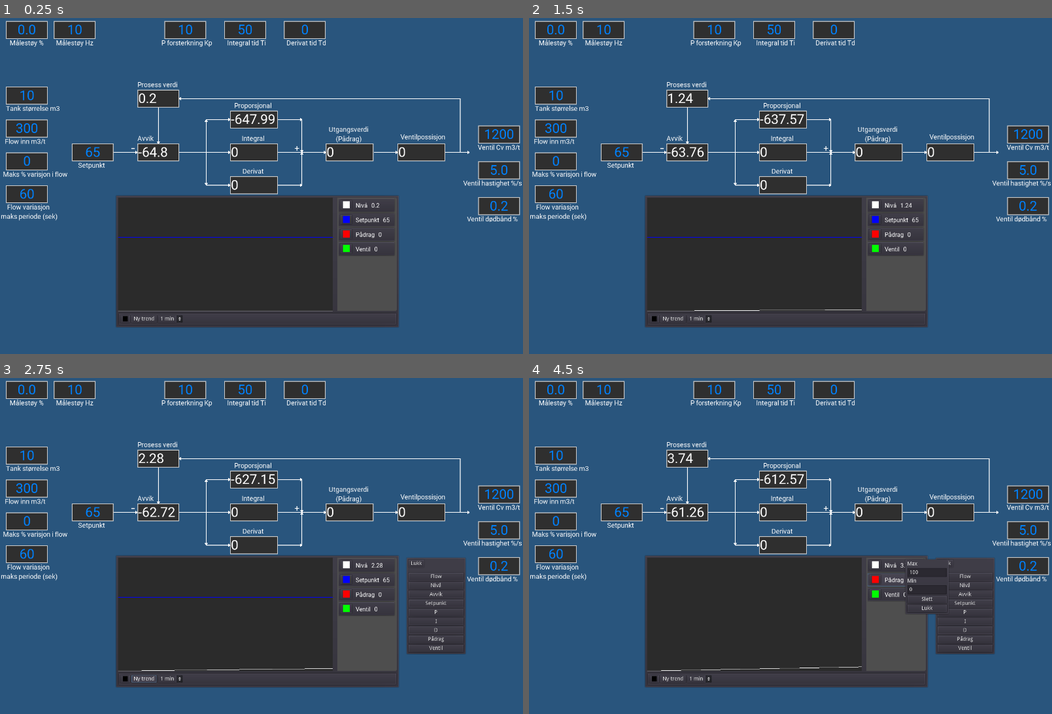
Above: before the commit, frames 1-4 (two rows, left to right).
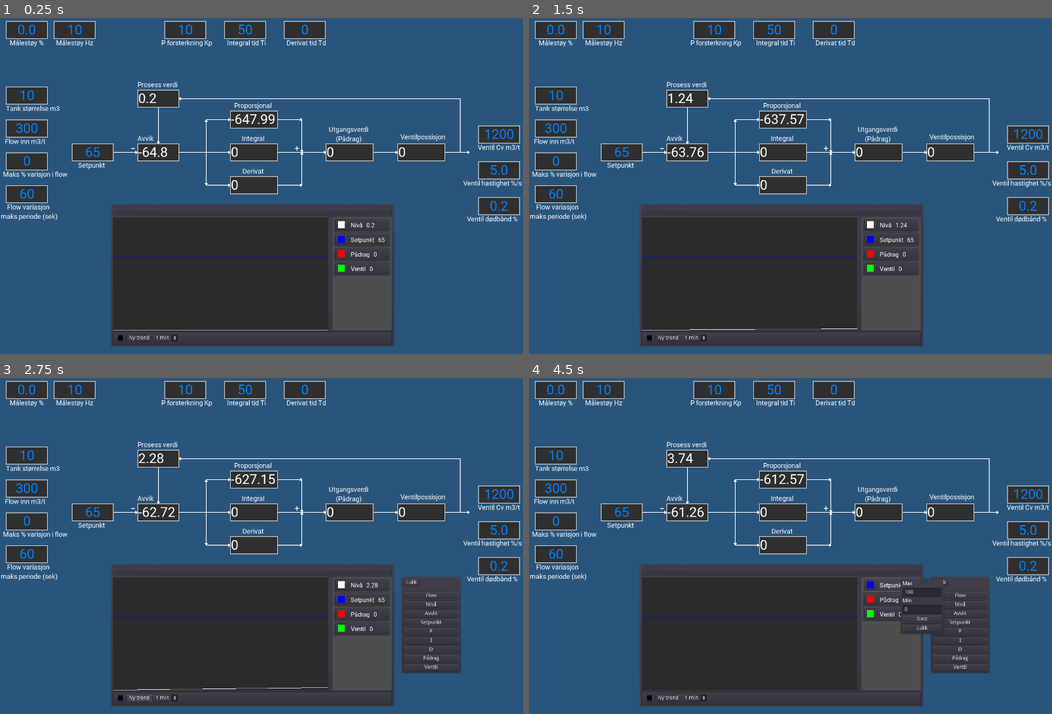
Above: after the commit, the same moments.

Repository: Keroflux/PIDsimulator
Game: Godot game, scene res://PIDsim.tscn
The game is run twice, just before and just after one commit, with the same random seed, the same clock (stepped at 60 frames per second) and the same inputs.
Inputs (mouse positions are in pixels of both pictures, inside the frame that each line leads up to; where the layout moved, square brackets give the same spot in the first picture):
- Up to frame 1 (0.25 s): no input
- Up to frame 2 (1.5 s): click (889, 226) [895, 206] at 0.5 s; click "Lukk" at 1.25 s
- Up to frame 3 (2.75 s): click "Ny trend" at 2 s
- Up to frame 4 (4.5 s): click (895, 579) at 2.77 s; click "Slett" at 3.5 s; click (889, 586) at 4.27 s

The runs differ from the first frame. In frame 1, 8.1% of the frame differs, in the area x 21-77%, y 52-98%; in frame 2, 8.1%; in frame 3, 10%, in the area x 21-90%, y 52-98%; in frame 4, 10%.

Commit message:
moveble trend box

Diff:
--- a/PIDsim.tscn
+++ b/PIDsim.tscn
@@ -633,7 +633,7 @@
 valign = 1
 
 [node name="Trend" parent="." instance=ExtResource( 12 )]
-position = Vector2( 309, 474 )
+position = Vector2( 296, 525 )
 
 [node name="Tween" type="Tween" parent="."]
 
--- a/Trend.gd
+++ b/Trend.gd
@@ -1,11 +1,15 @@
 extends Node2D
 signal time_changed
 
+onready var top_bar = $PanelContainer2/VBC/TopBar
 var trend_label = preload("res://TrendLabel.tscn")
 var trend_line = preload("res://TrendLine2.tscn")
 var trend_color = [Color(1.0, 1.0, 1.0), Color(0.0, 0.0, 1.0), Color(1.0, 0.0, 0.0), Color(0.0, 1.0, 0.0), Color(0.0, 1.0, 1.0), Color(1.0, 1.0, 0.0), Color(1.0, 0.0, 1.0)]
 onready var trends = [get_parent().get_node("Blokkdiagram/ProsessVerdi"), get_parent().get_node("Blokkdiagram/Setpunkt"), get_parent().get_node("Blokkdiagram/Pådrag"), get_parent().get_node("Blokkdiagram/Ventil")]
 onready var label_panel = $PanelContainer2/VBC/HSplitContainer/PanelContainer/VSplitContainer/ScrollContainer/VBoxContainer
+var mouse_inside: bool = false
+var m_pos: Vector2 = Vector2(0, 0)
+var move: bool = false
 
 
 func _ready() -> void:
@@ -110,3 +114,25 @@
 		emit_signal("time_changed", 1800)
 	elif index == 4:
 		emit_signal("time_changed", 3600)
+
+
+func _on_TopBar_mouse_entered():
+	mouse_inside = true
+
+
+func _on_TopBar_mouse_exited():
+	mouse_inside = false
+
+
+func _input(event):
+	if  mouse_inside:
+		if event.is_action_pressed("left_mouse"):
+			m_pos = get_global_mouse_position() - global_position
+			move = true
+		if event.is_action_released("left_mouse"):
+			move = false
+
+
+func _process(delta):
+	if move:
+		global_position = get_global_mouse_position() - m_pos
--- a/Trend.tscn
+++ b/Trend.tscn
@@ -1,5 +1,6 @@
-[gd_scene load_steps=3 format=2]
+[gd_scene load_steps=4 format=2]
 
+[ext_resource path="res://TrendListBox.gd" type="Script" id=1]
 [ext_resource path="res://Trend.gd" type="Script" id=2]
 
 [sub_resource type="StyleBoxFlat" id=1]
@@ -21,6 +22,7 @@
 autostart = true
 
 [node name="PanelContainer2" type="PanelContainer" parent="."]
+margin_top = -27.0
 margin_right = 760.0
 margin_bottom = 356.0
 
@@ -28,20 +30,27 @@
 margin_left = 7.0
 margin_top = 7.0
 margin_right = 753.0
-margin_bottom = 349.0
+margin_bottom = 376.0
 size_flags_horizontal = 3
 size_flags_vertical = 3
 
+[node name="TopBar" type="PanelContainer" parent="PanelContainer2/VBC"]
+margin_right = 746.0
+margin_bottom = 25.0
+rect_min_size = Vector2( 0, 25 )
+size_flags_horizontal = 3
+
 [node name="HSplitContainer" type="HSplitContainer" parent="PanelContainer2/VBC"]
+margin_top = 29.0
 margin_right = 746.0
-margin_bottom = 304.0
+margin_bottom = 331.0
 size_flags_horizontal = 3
 size_flags_vertical = 3
 split_offset = 575
 
 [node name="Trend" type="ColorRect" parent="PanelContainer2/VBC/HSplitContainer"]
 margin_right = 575.0
-margin_bottom = 304.0
+margin_bottom = 302.0
 rect_clip_content = true
 color = Color( 0.172549, 0.172549, 0.172549, 1 )
 
@@ -50,7 +59,7 @@
 [node name="PanelContainer" type="PanelContainer" parent="PanelContainer2/VBC/HSplitContainer"]
 margin_left = 587.0
 margin_right = 746.0
-margin_bottom = 304.0
+margin_bottom = 302.0
 rect_clip_content = true
 custom_styles/panel = SubResource( 1 )
 
@@ -58,25 +67,25 @@
 margin_left = 3.0
 margin_top = 3.0
 margin_right = 156.0
-margin_bottom = 301.0
+margin_bottom = 299.0
 split_offset = 140
 
 [node name="ScrollContainer" type="ScrollContainer" parent="PanelContainer2/VBC/HSplitContainer/PanelContainer/VSplitContainer"]
 margin_right = 153.0
-margin_bottom = 298.0
+margin_bottom = 296.0
 size_flags_horizontal = 3
 size_flags_vertical = 3
 
 [node name="VBoxContainer" type="VBoxContainer" parent="PanelContainer2/VBC/HSplitContainer/PanelContainer/VSplitContainer/ScrollContainer"]
 margin_right = 153.0
-margin_bottom = 298.0
+margin_bottom = 296.0
 size_flags_horizontal = 3
 size_flags_vertical = 3
 
 [node name="PanelContainer" type="PanelContainer" parent="PanelContainer2/VBC"]
-margin_top = 308.0
+margin_top = 335.0
 margin_right = 746.0
-margin_bottom = 342.0
+margin_bottom = 369.0
 
 [node name="HBoxContainer" type="HBoxContainer" parent="PanelContainer2/VBC/PanelContainer"]
 margin_left = 7.0
@@ -111,6 +120,7 @@
 margin_top = 6.0
 margin_right = 939.0
 margin_bottom = 207.0
+script = ExtResource( 1 )
 
 [node name="VBoxContainer" type="VBoxContainer" parent="PanelContainer"]
 margin_left = 7.0
@@ -137,8 +147,12 @@
 size_flags_horizontal = 3
 size_flags_vertical = 3
 
+[connection signal="mouse_entered" from="PanelContainer2/VBC/TopBar" to="." method="_on_TopBar_mouse_entered"]
+[connection signal="mouse_exited" from="PanelContainer2/VBC/TopBar" to="." method="_on_TopBar_mouse_exited"]
 [connection signal="resized" from="PanelContainer2/VBC/HSplitContainer/Trend" to="." method="_on_Trend_resized"]
 [connection signal="color_changed" from="PanelContainer2/VBC/PanelContainer/HBoxContainer/Bakgrunn" to="." method="_on_Bakgrunn_color_changed"]
 [connection signal="pressed" from="PanelContainer2/VBC/PanelContainer/HBoxContainer/Button" to="." method="_on_Button_pressed"]
 [connection signal="item_selected" from="PanelContainer2/VBC/PanelContainer/HBoxContainer/OptionButton" to="." method="_on_OptionButton_item_selected"]
+[connection signal="mouse_entered" from="PanelContainer" to="PanelContainer" method="_on_PanelContainer_mouse_entered"]
+[connection signal="mouse_exited" from="PanelContainer" to="PanelContainer" method="_on_PanelContainer_mouse_exited"]
 [connection signal="pressed" from="PanelContainer/VBoxContainer/HBoxContainer/Lukk" to="." method="_on_Lukk_pressed"]
--- /dev/null
+++ b/TrendListBox.gd
@@ -0,0 +1,27 @@
+extends PanelContainer
+
+var mouse_inside: bool = false
+var move: bool = false
+var m_pos: Vector2 = Vector2(0, 0)
+
+
+func _on_PanelContainer_mouse_entered():
+	mouse_inside = true
+
+
+func _on_PanelContainer_mouse_exited():
+	mouse_inside = false
+
+
+func _input(event):
+	if  mouse_inside:
+		if event.is_action_pressed("left_mouse"):
+			m_pos = get_global_mouse_position() - rect_global_position
+			move = true
+		if event.is_action_released("left_mouse"):
+			move = false
+
+
+func _process(delta):
+	if move:
+		rect_global_position = get_global_mouse_position() - m_pos
--- /dev/null
+++ b/TrendListBox.tscn
@@ -0,0 +1,39 @@
+[gd_scene load_steps=2 format=2]
+
+[ext_resource path="res://TrendListBox.gd" type="Script" id=1]
+
+[node name="PanelContainer" type="PanelContainer"]
+visible = false
+margin_left = 778.0
+margin_top = 6.0
+margin_right = 939.0
+margin_bottom = 207.0
+script = ExtResource( 1 )
+
+[node name="VBoxContainer" type="VBoxContainer" parent="."]
+margin_left = 7.0
+margin_top = 7.0
+margin_right = 154.0
+margin_bottom = 194.0
+size_flags_horizontal = 3
+size_flags_vertical = 3
+custom_constants/separation = 15
+
+[node name="HBoxContainer" type="HBoxContainer" parent="VBoxContainer"]
+margin_right = 147.0
+margin_bottom = 20.0
+
+[node name="Lukk" type="Button" parent="VBoxContainer/HBoxContainer"]
+margin_right = 41.0
+margin_bottom = 20.0
+text = "Lukk"
+
+[node name="VBoxContainer" type="VBoxContainer" parent="VBoxContainer"]
+margin_top = 35.0
+margin_right = 147.0
+margin_bottom = 187.0
+size_flags_horizontal = 3
+size_flags_vertical = 3
+
+[connection signal="mouse_entered" from="." to="." method="_on_PanelContainer_mouse_entered"]
+[connection signal="mouse_exited" from="." to="." method="_on_PanelContainer_mouse_exited"]
--- a/project.godot
+++ b/project.godot
@@ -20,6 +20,14 @@
 window/size/height=900
 window/size/resizable=false
 
+[input]
+
+left_mouse={
+"deadzone": 0.5,
+"events": [ Object(InputEventMouseButton,"resource_local_to_scene":false,"resource_name":"","device":0,"alt":false,"shift":false,"control":false,"meta":false,"command":false,"button_mask":0,"position":Vector2( 0, 0 ),"global_position":Vector2( 0, 0 ),"factor":1.0,"button_index":1,"pressed":false,"doubleclick":false,"script":null)
+ ]
+}
+
 [physics]
 
 common/physics_fps=120
